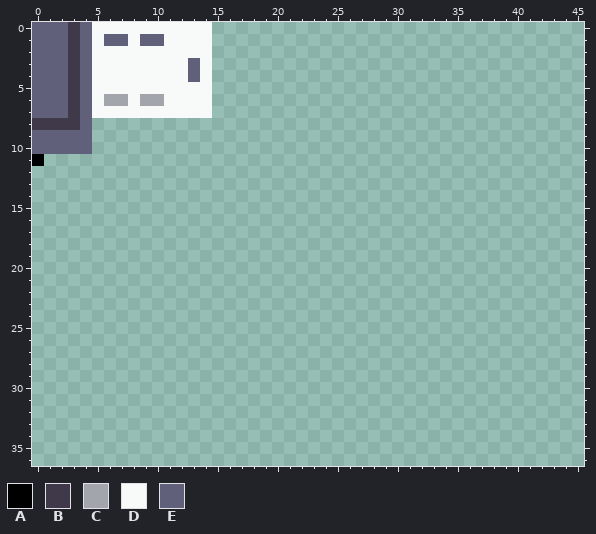
File history of a sprite sheet, textures/gun.png. The picture above was drawn from the file before the commit.
The file is 256x256 pixels. Shown: x 0..45, y 0..36.
Palette (. is transparent): A #000000  B #3f394a  C #a2a5ac  D #f8f9f9  E #61607a
Pixels before, first column x 0:
 0 EEEBEDDDDDDDDDD
 1 EEEBEDEEDEEDDDD
 2 EEEBEDDDDDDDDDD
 3 EEEBEDDDDDDDDED
 4 EEEBEDDDDDDDDED
 5 EEEBEDDDDDDDDDD
 6 EEEBEDCCDCCDDDD
 7 EEEBEDDDDDDDDDD
 8 BBBBE..........
 9 EEEEE..........
10 EEEEE..........
11 A..............
After the commit:
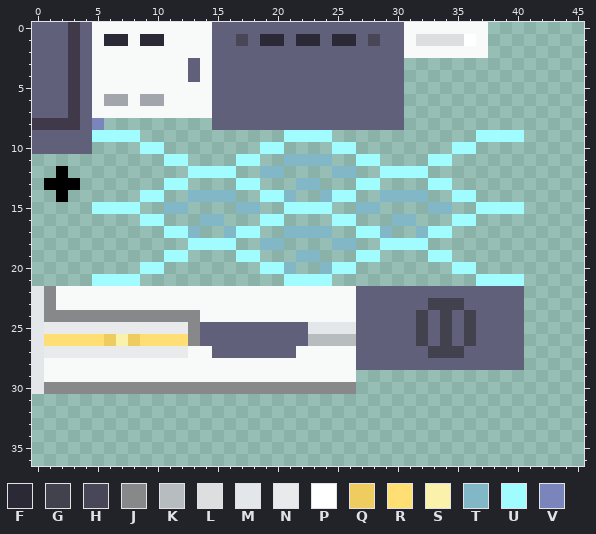
Colours new in this view: F #2b2936  G #42414e  H #484657  J #878889  K #b7bcbf  L #dddee0  M #e3e7e9  N #e9eaeb  P #ffffff  Q #eecc5f  R #ffde73  S #faf1aa  T #82b7c7  U #a0fcff  V #7a85bb
The edit:
Changed rows in their new state; - is an unchanged pixel.
first column x 0:
 0 ---------------EEEEEEEEEEEEEEEEDDDDDDD---
 1 ------FF-FF----EEHEFFEFFEFFEHEEDLLLLPD---
 2 ---------------EEEEEEEEEEEEEEEEDDDDDDD---
 3 ---------------EEEEEEEEEEEEEEEE----------
 4 ---------------EEEEEEEEEEEEEEEE----------
 5 ---------------EEEEEEEEEEEEEEEE----------
 6 ---------------EEEEEEEEEEEEEEEE----------
 7 ---------------EEEEEEEEEEEEEEEE----------
 8 -----V---------EEEEEEEEEEEEEEEE----------
 9 -----UUUU------------UUUU------------UUUU
10 ---------UU--------UU----UU--------UU----
11 .----------UU----UU--TTTT--UU----UU------
12 --A----------UUUU--TT----TT--UUUU--------
13 -AAA-------UU----UU---TT---UU----UU------
14 --A------UU--TTTT--UUT--TUU--TTTT--UU----
15 -----UUUU--TT----TT--UUUU--TT----TT--UUUU
16 ---------UU---TT---UU----UU---TT---UU----
17 -----------UUT--TUU--TTTT--UUT--TUU------
18 -------------UUUU--TT----TT--UUUU--------
19 -----------UU----UU---TT---UU----UU------
20 ---------UU--------UUT--TUU--------UU----
21 -----UUUU------------UUUU------------UUUU
22 MJDDDDDDDDDDDDDDDDDDDDDDDDDEEEEEEEEEEEEEE
23 MJDDDDDDDDDDDDDDDDDDDDDDDDDEEEEEEGGGEEEEE
24 MJJJJJJJJJJJJJDDDDDDDDDDDDDEEEEEGEGEGEEEE
25 MNNNNNNNNNNNNJEEEEEEEEEMMMMEEEEEGEGEGEEEE
26 MRRRRRQSQRRRRJEEEEEEEEEKKKKEEEEEGEGEGEEEE
27 MNNNNNNNNNNNNDDEEEEEEEDDDDDEEEEEEGGGEEEEE
28 MDDDDDDDDDDDDDDDDDDDDDDDDDDEEEEEEEEEEEEEE
29 MDDDDDDDDDDDDDDDDDDDDDDDDDD--------------
30 MJJJJJJJJJJJJJJJJJJJJJJJJJJ--------------
Boxes around the changes in both pictures, in picture pixels (x1, y1, x2, y2):
changed: (32, 22, 524, 394)
